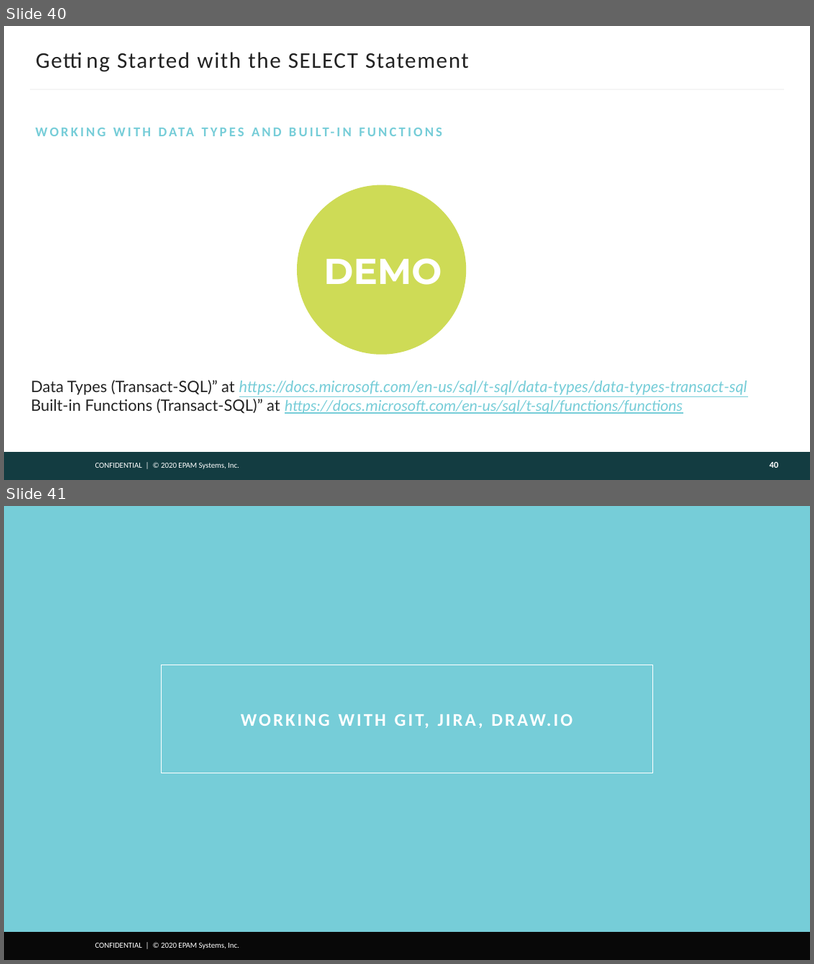
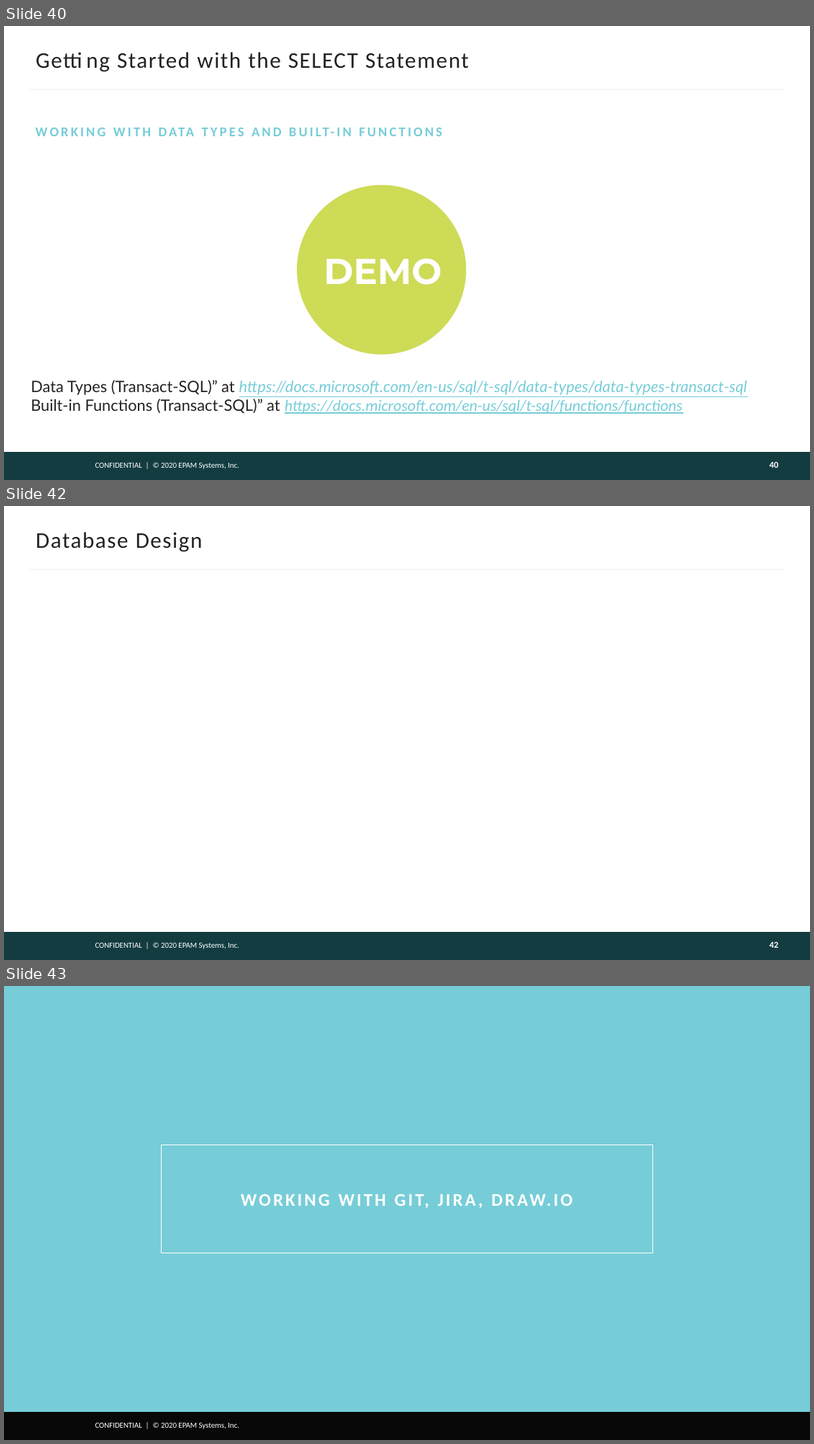
Before and after one commit to AndreyQC/MSBI.Lab, a slide deck: MSBI.E02-SQL/MSBI.Dev.S21E02.pptx. Shown one above the other, each under a label of ours: slides 40 and 41 before the commit, slides 40, 42 and 43 after it; the slides between them are not shown. The pictures are 814x964 and 814x1444 pixels, drawn with LibreOffice and Linux fonts; fonts in the diff are those of the drawing; background and template pictures are left out. Boxes give left, top, right and bottom in pixels: in the first picture for what was removed or moved away, otherwise in the second. Text is boxed around its words. In the diff, an @@ line names an element or a change of style, - is before the commit and + after.

```diff
--- a/MSBI.E02-SQL/MSBI.Dev.S21E02.pptx
+++ b/MSBI.E02-SQL/MSBI.Dev.S21E02.pptx
@@ slide 42 added at [4,506,810,960], background #FFFFFF; not listed: 3 template elements that a slide beside it also shows @@
@@ title added at [36,532,203,552], 20 pt, text #222222 @@
+Database Design
@@ page number added at [770,942,779,947], 8 pt, text #FEFEFE, bold @@
+42
@@ what was slide 41 is now slide 43 @@
```
Also in this commit, not shown: 3 slides changed, 1 other slide added, 1 slide removed, 2 other files.
